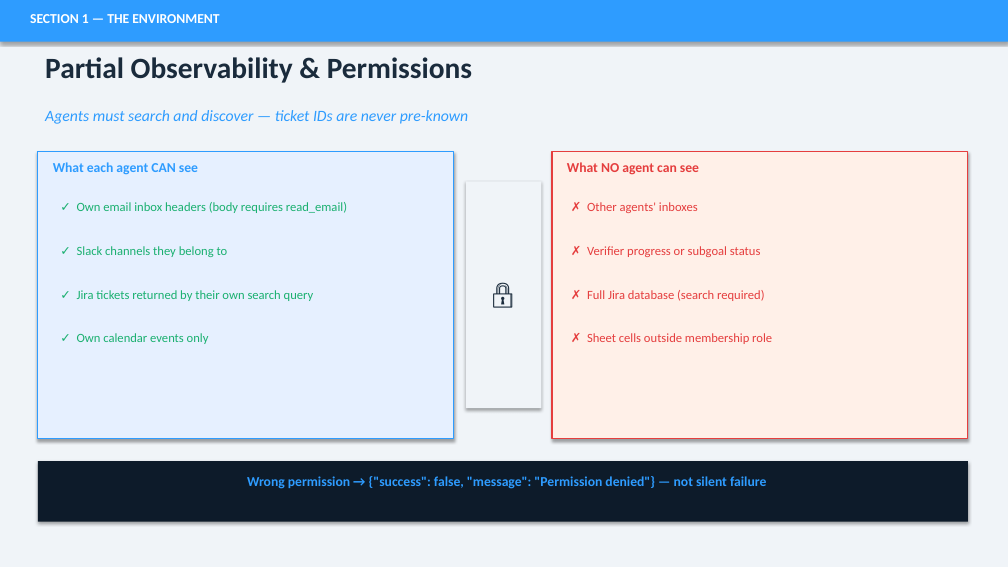
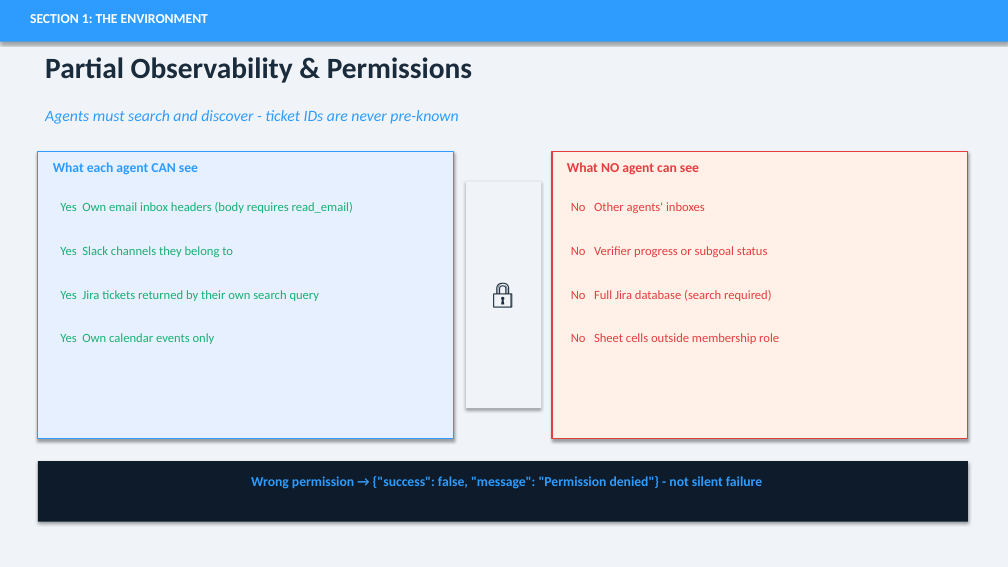
Before and after one commit to Gourang5/enterprise-marl-benchmark, a slide deck: slide 8 of deliverables/enterprise_marl_benchmark.pptx. Drawn at 1008x567 pixels with LibreOffice and Linux fonts; fonts in the diff are those of the drawing. Boxes give left, top, right and bottom in pixels: in the first picture for what was removed or moved away, otherwise in the second. Text is boxed around its words. In the diff, an @@ line names an element or a change of style, - is before the commit and + after.

```diff
--- a/deliverables/enterprise_marl_benchmark.pptx
+++ b/deliverables/enterprise_marl_benchmark.pptx
@@ text at (30, 14, 208, 23): text changed @@
-SECTION 1 — THE ENVIRONMENT
+SECTION 1: THE ENVIRONMENT
@@ text at (45, 110, 458, 124): text changed @@
-Agents must search and discover — ticket IDs are never pre-known
+Agents must search and discover - ticket IDs are never pre-known
@@ text at (60, 202, 353, 213): text changed @@
-✓ Own email inbox headers (body requires read_email)
+Yes Own email inbox headers (body requires read_email)
@@ text at (571, 202, 705, 213): text changed @@
-✗ Other agents' inboxes
+No Other agents' inboxes
@@ text at (60, 246, 233, 257): text changed @@
-✓ Slack channels they belong to
+Yes Slack channels they belong to
@@ text at (571, 246, 767, 257): text changed @@
-✗ Verifier progress or subgoal status
+No Verifier progress or subgoal status
@@ text at (60, 290, 320, 301): text changed @@
-✓ Jira tickets returned by their own search query
+Yes Jira tickets returned by their own search query
@@ text at (571, 290, 771, 301): text changed @@
-✗ Full Jira database (search required)
+No Full Jira database (search required)
@@ text at (60, 333, 215, 344): text changed @@
-✓ Own calendar events only
+Yes Own calendar events only
@@ text at (571, 333, 779, 344): text changed @@
-✗ Sheet cells outside membership role
+No Sheet cells outside membership role
@@ text at (251, 476, 762, 489): text changed @@
-Wrong permission → {"success": false, "message": "Permission denied"} — not silent failure
+Wrong permission → {"success": false, "message": "Permission denied"} - not silent failure
```
Also in this commit, not shown: 18 other slides changed, 1 other file.
